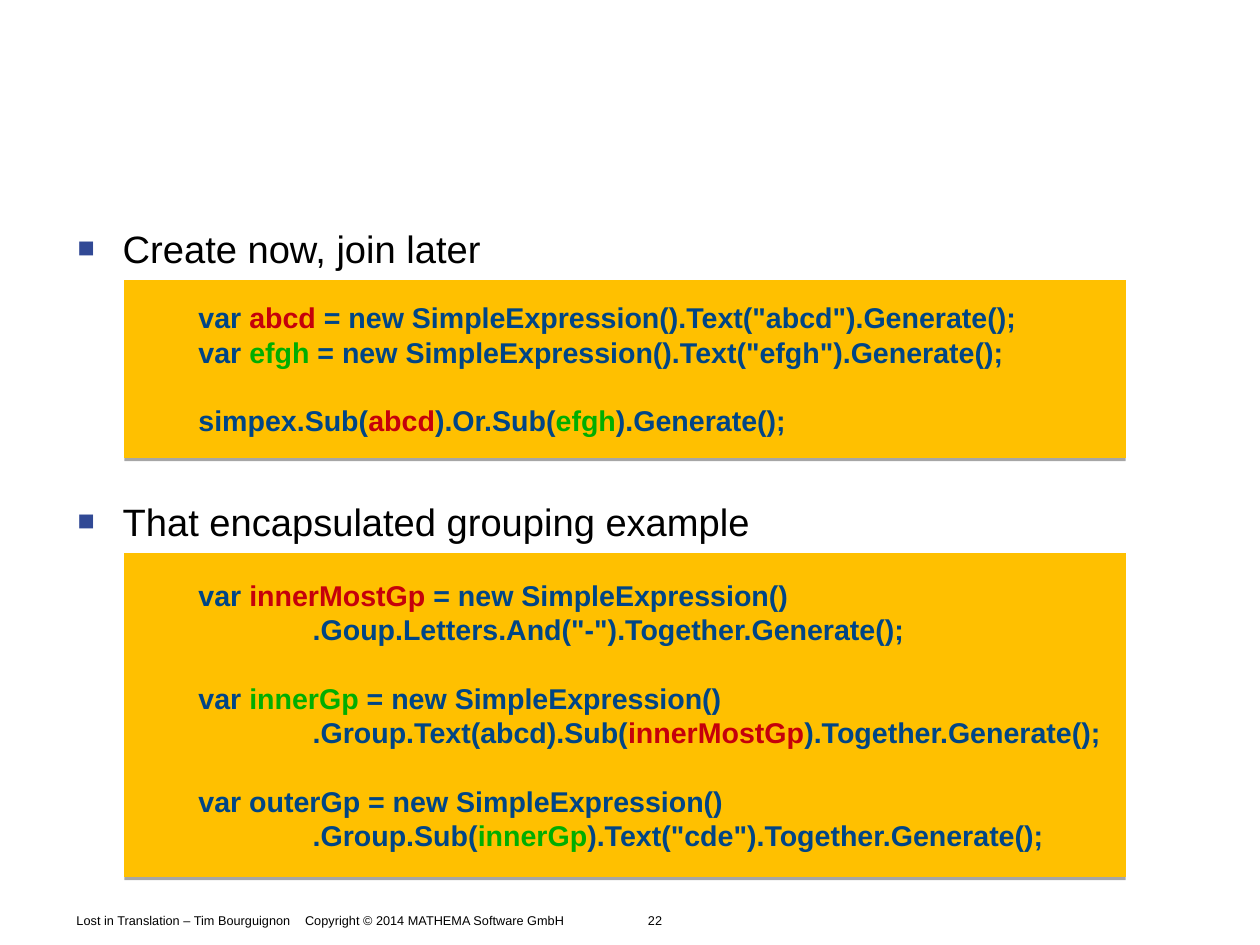
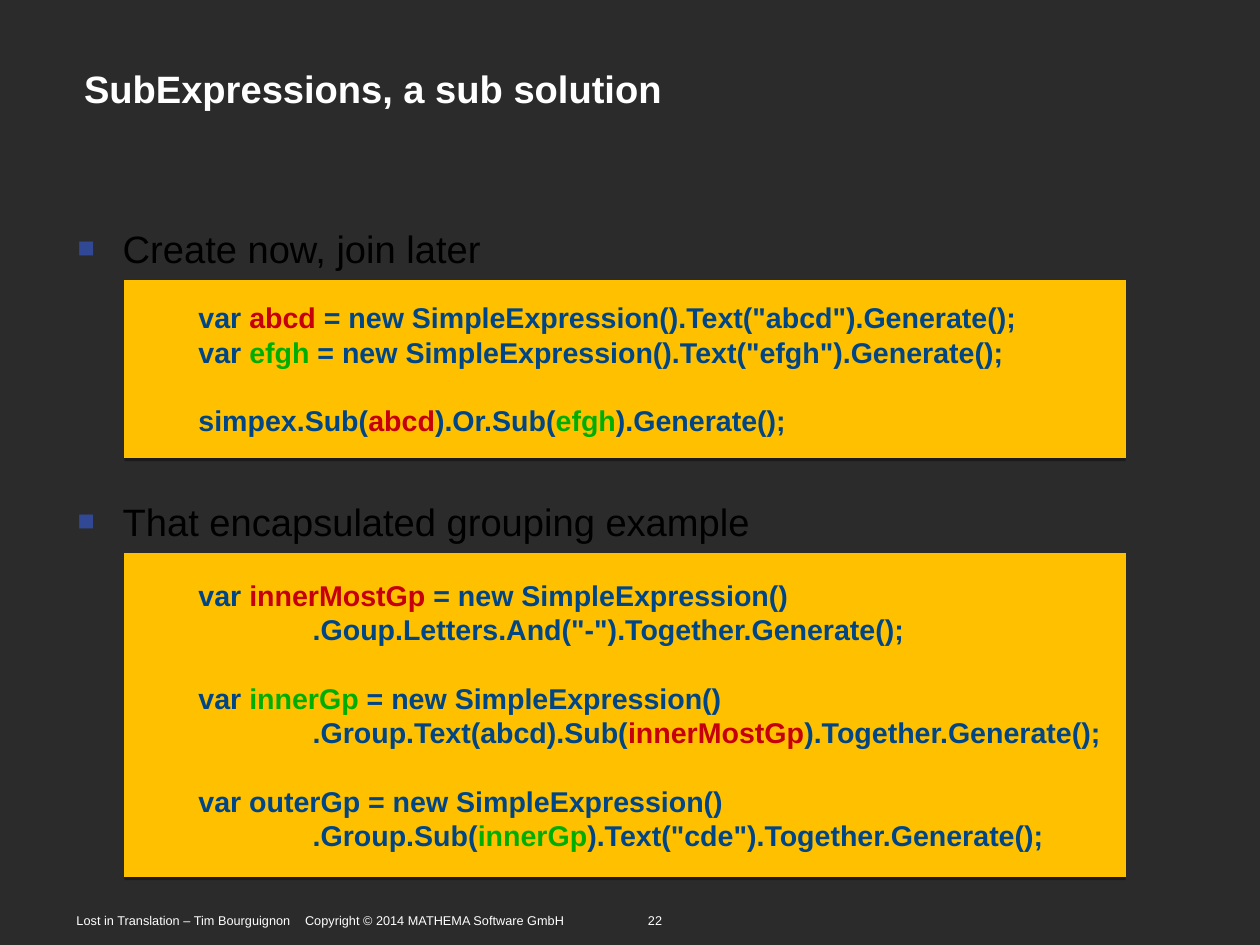
Before and after one commit to Timothep/Talk.LostInTranslation, a slide deck: slide 22 of LostInTranslation.odp. Drawn at 1260x945 pixels with LibreOffice and Linux fonts; fonts in the diff are those of the drawing; background and template pictures are left out; a plain dark background stands for a picture behind light text. Boxes give left, top, right and bottom in pixels: in the first picture for what was removed or moved away, otherwise in the second. Text is boxed around its words. In the diff, an @@ line names an element or a change of style, - is before the commit and + after.

```diff
--- a/LostInTranslation.odp
+++ b/LostInTranslation.odp
@@ background #FFFFFF to picture (left out) @@
@@ title "SubExpressions, a sub solution" rewrapped from (348,51,1164,121) to (84,75,662,111) @@
@@ text at (76,915,662,928): text colour #000000 to #FFFFFF @@
```
Also in this commit, not shown: 40 other slides changed.
